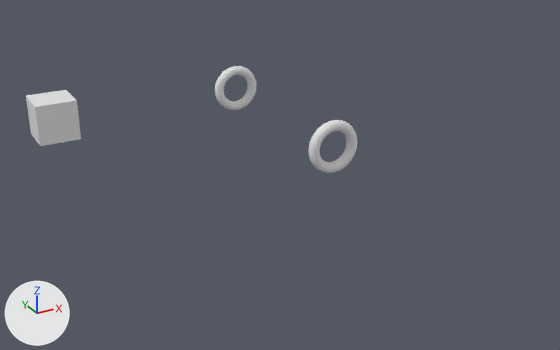
The Blender file core/blender/Levels/Tutorial Levels/pointsTutorial.blend, before and after one commit.
Camera for both pictures: a camera (50 mm lens) standing at (-17.7, -17.3, 12.8) and looking at (-3.4, 8.8, -0.2). The axes (+X, +Y, +Z) are drawn at lower left. The lights are the same throughout.

Objects in the first picture: 'Gate.000', 'Gate.001', 'changePointsUpgrade'.
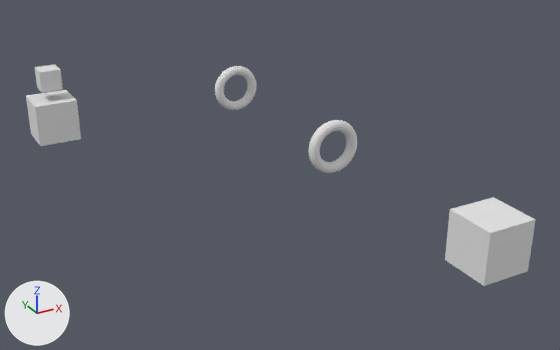
Where the change shows, as pixel boxes (x1, y1, x2, y2) in the pictures (560 x 350 px):
'Level', added
    after: (445, 197, 535, 286)
'IndicatorArrow', added
    after: (35, 65, 63, 92)

What changed in the scene script:
```text
Add ob_level:
    ob_level = bpy.data.objects.new('Level', me_cube_004.copy())  # the mesh of ob_changepointsupgrade
    ob_level.location = (0.0, 0.0, 0.0)
Add ob_indicatorarrow:
    ob_indicatorarrow = bpy.data.objects.new('IndicatorArrow', me_cube_004.copy())  # the mesh of ob_changepointsupgrade
    ob_indicatorarrow.location = (-10.0, 20.0, 2.0)
    ob_indicatorarrow.scale = (0.5, 0.5, 0.5)
```
